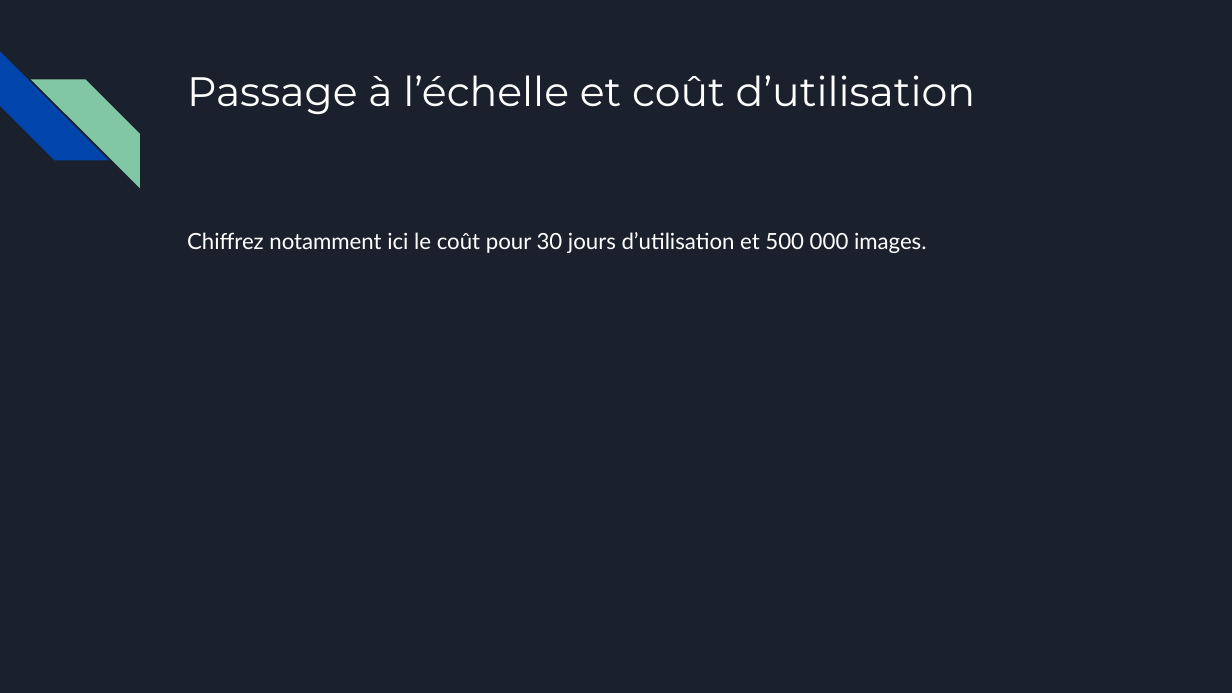
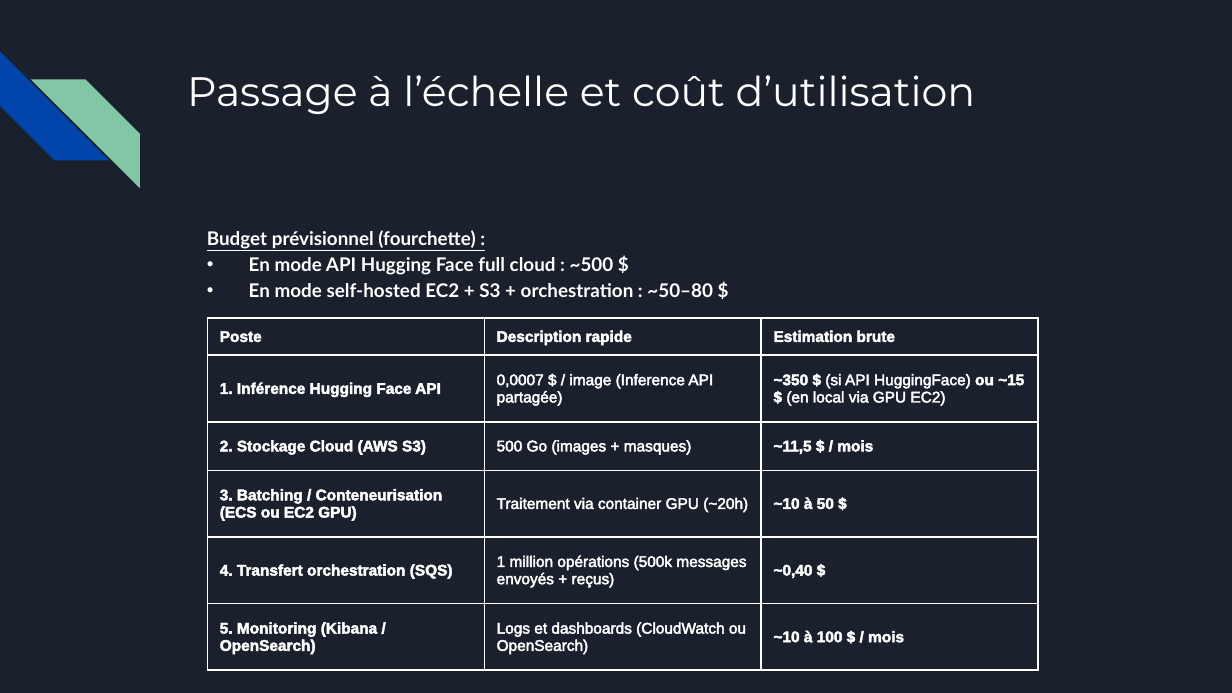
Before and after one commit to JodyGs/p2v2_requetez_service_ia, a slide deck: slide 6 of presentation/Support_de_présentation_ModeTrends.pptx. Drawn at 1232x693 pixels with LibreOffice and Linux fonts; fonts in the diff are those of the drawing. Boxes give left, top, right and bottom in pixels: in the first picture for what was removed or moved away, otherwise in the second. Text is boxed around its words. In the diff, an @@ line names an element or a change of style, - is before the commit and + after.

```diff
--- a/presentation/Support_de_présentation_ModeTrends.pptx
+++ b/presentation/Support_de_présentation_ModeTrends.pptx
@@ text at box(207, 230, 713, 297): text changed; size 13 to 11 pt; bold on @@
-Chiffrez notamment ici le coût pour 30 jours d’utilisation et 500 000 images.
+Budget prévisionnel (fourchette) :
+• En mode API Hugging Face full cloud : ~500 $
+• En mode self-hosted EC2 + S3 + orchestration : ~50–80 $
@@ table added at box(207, 318, 1039, 670), 6 rows, 3 columns @@
+Poste | Description rapide | Estimation brute
+1. Inférence Hugging Face API | 0,0007 $ / image (Inference API partagée) | ~350 $ (si API HuggingFace) ou ~15 $ (en local via GPU EC2)
+2. Stockage Cloud (AWS S3) | 500 Go (images + masques) | ~11,5 $ / mois
+3. Batching / Conteneurisation (ECS ou EC2 GPU) | Traitement via container GPU (~20h) | ~10 à 50 $
+4. Transfert orchestration (SQS) | 1 million opérations (500k messages envoyés + reçus) | ~0,40 $
+5. Monitoring (Kibana / OpenSearch) | Logs et dashboards (CloudWatch ou OpenSearch) | ~10 à 100 $ / mois
```
Also in this commit, not shown: 2 other slides changed, 1 slide added, 1 slide removed.
